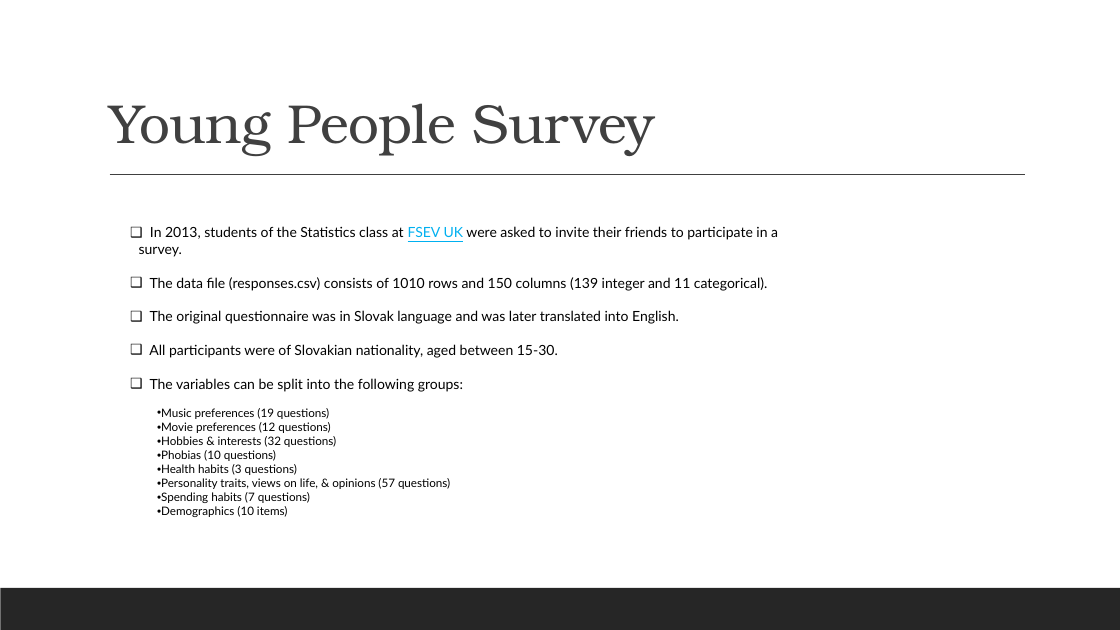
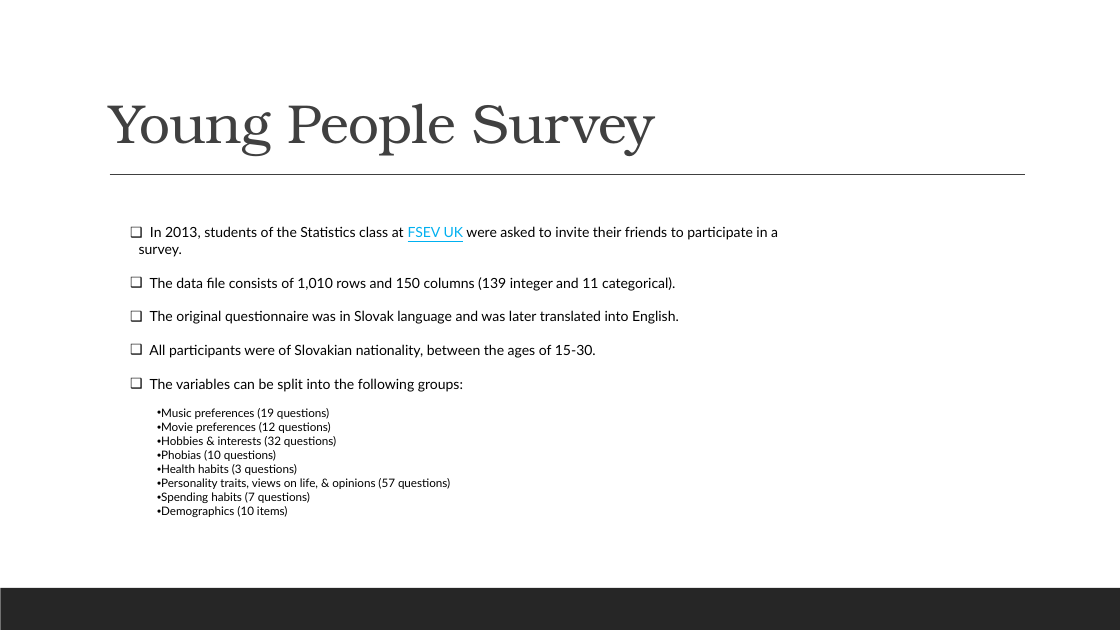
Before and after one commit to BDomogalla/machine-learning-project, a slide deck: slide 2 of machine_learning_pp.pptx. Drawn at 1120x630 pixels with LibreOffice and Linux fonts; fonts in the diff are those of the drawing. Boxes give left, top, right and bottom in pixels: in the first picture for what was removed or moved away, otherwise in the second. Text is boxed around its words. In the diff, an @@ line names an element or a change of style, - is before the commit and + after.

Commit message:
updated pp slides

```diff
--- a/machine_learning_pp.pptx
+++ b/machine_learning_pp.pptx
@@ text at (x1=150, y1=277, x2=675, y2=291): text changed @@
-❑ The data file (responses.csv) consists of 1010 rows and 150 columns (139 integer and 11 categorical).
+❑ The data file consists of 1,010 rows and 150 columns (139 integer and 11 categorical).
@@ text at (x1=149, y1=344, x2=596, y2=358): text changed @@
-❑ All participants were of Slovakian nationality, aged between 15-30.
+❑ All participants were of Slovakian nationality, between the ages of 15-30.
```
